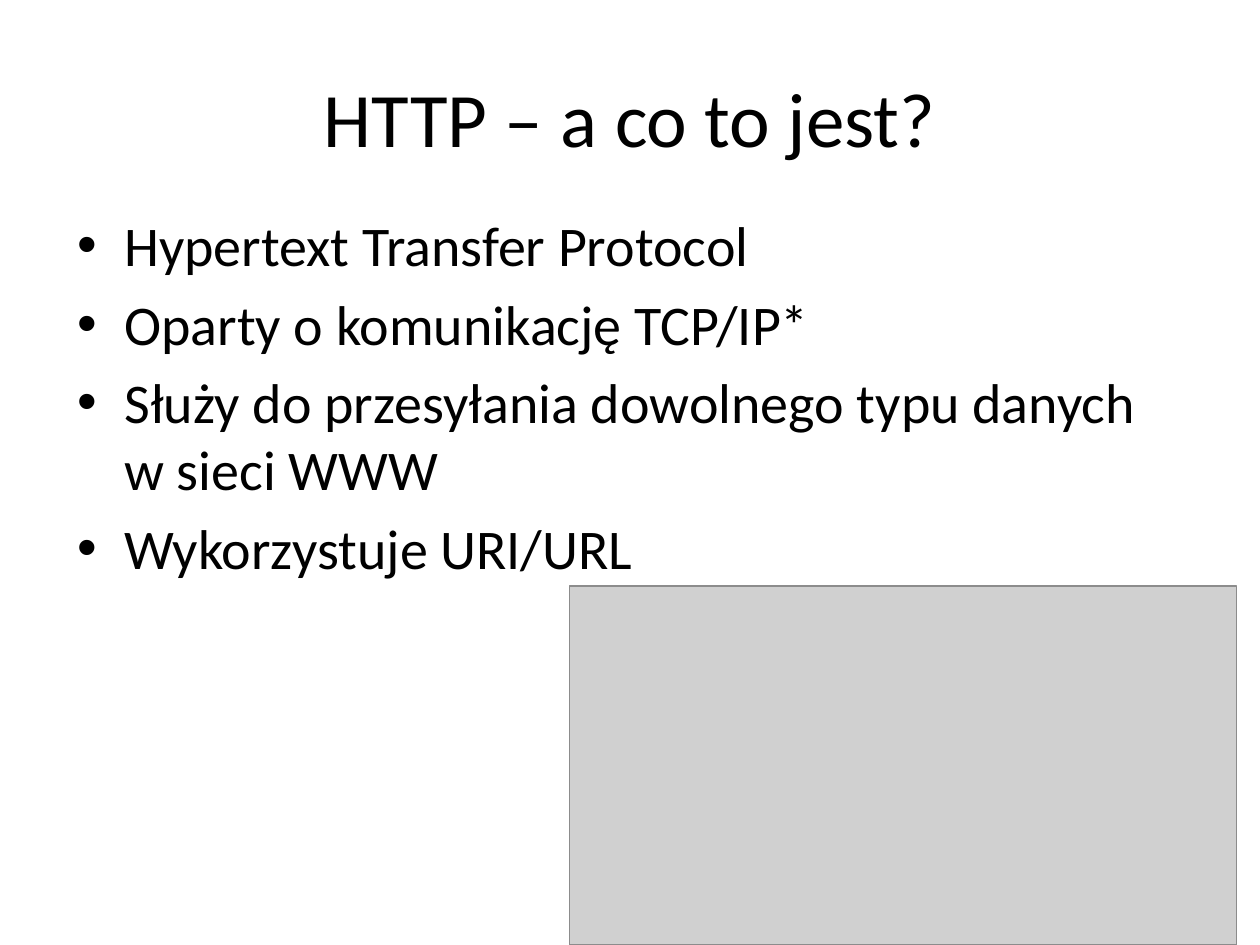
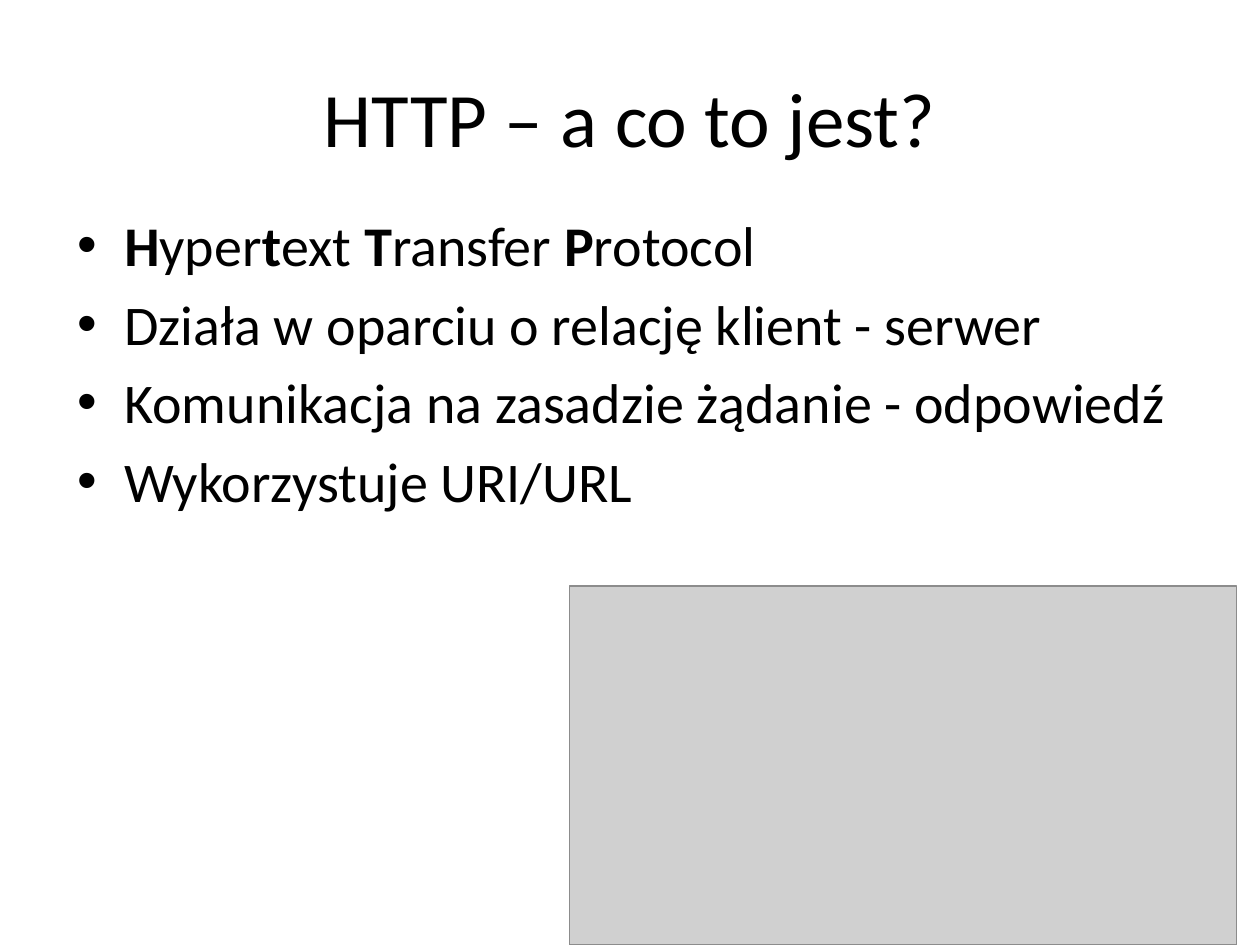
Before and after one commit to rybeek84/microservices-part1, a slide deck: slide 5 of monolit/documentation/microservices lectures/HTTP + REST.pptx (slide 3 before the commit). Drawn at 1260x945 pixels with LibreOffice and Linux fonts; fonts in the diff are those of the drawing; grey boxes stand for pictures. Boxes give left, top, right and bottom in pixels: in the first picture for what was removed or moved away, otherwise in the second. Text is boxed around its words. In the diff, an @@ line names an element or a change of style, - is before the commit and + after.

```diff
--- a/monolit/documentation/microservices lectures/HTTP + REST.pptx
+++ b/monolit/documentation/microservices lectures/HTTP + REST.pptx
@@ text at (124,227,755,275): bold on in "Hypertext Transfer Protocol" @@
@@ text at (124,306,1164,433): text changed @@
-• Oparty o komunikację TCP/IP*
-• Służy do przesyłania dowolnego typu danych w sieci WWW
+• Działa w oparciu o relację klient - serwer
+• Komunikacja na zasadzie żądanie - odpowiedź
```
Also in this commit, not shown: 8 other slides changed, 15 slides added, 1 slide removed.
